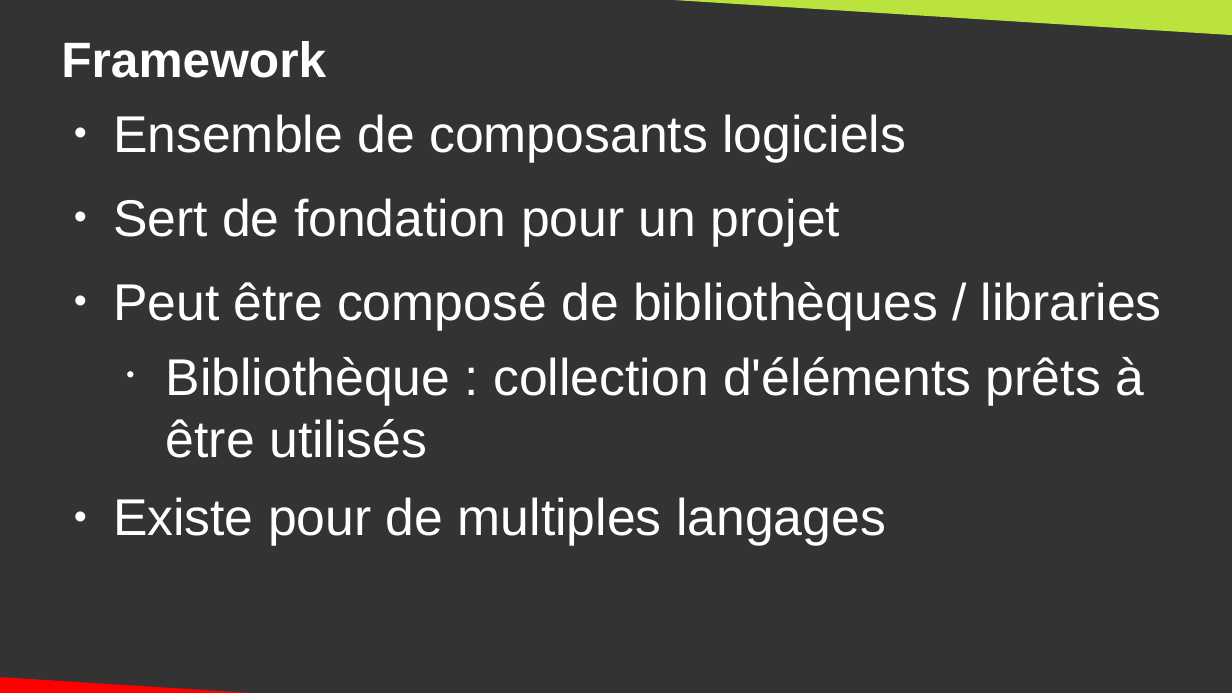
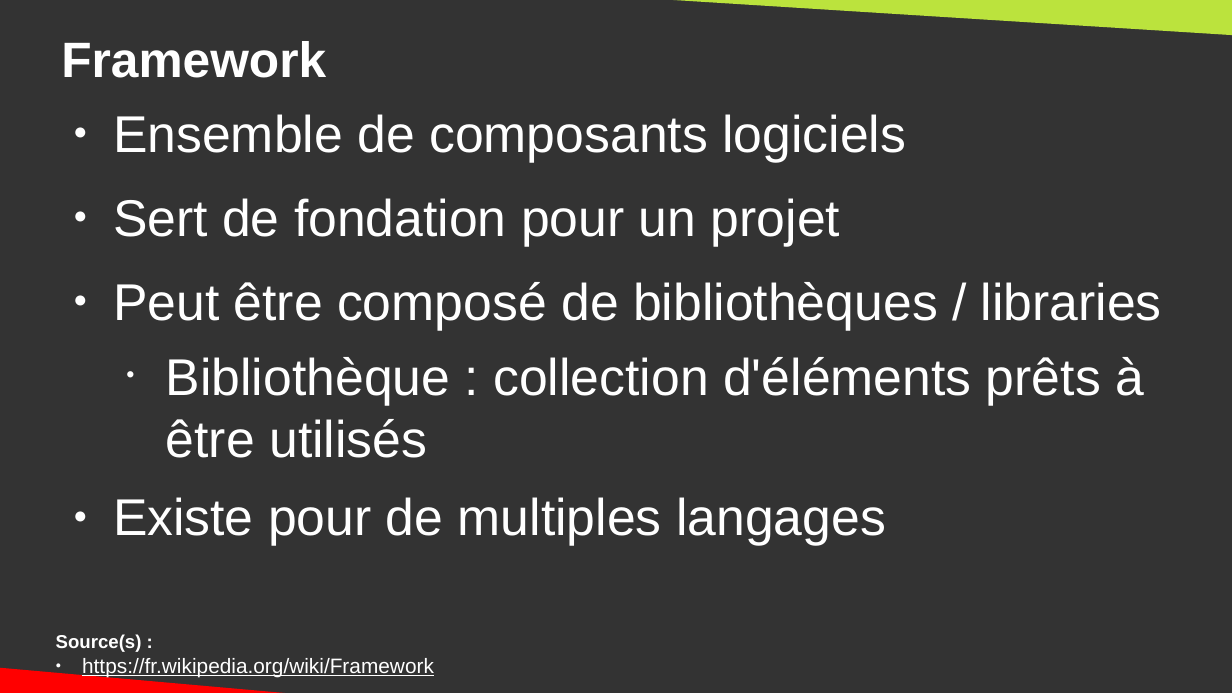
Before and after one commit to DanYellow/cours, a slide deck: slide 6 of integration-web-s2/travaux-pratiques/numero-4/presentation.odp. Drawn at 1232x693 pixels with LibreOffice and Linux fonts; fonts in the diff are those of the drawing. Boxes give left, top, right and bottom in pixels: in the first picture for what was removed or moved away, otherwise in the second. Text is boxed around its words. In the diff, an @@ line names an element or a change of style, - is before the commit and + after.

```diff
--- a/integration-web-s2/travaux-pratiques/numero-4/presentation.odp
+++ b/integration-web-s2/travaux-pratiques/numero-4/presentation.odp
@@ text added at box(56, 634, 434, 678), 13.4 pt, text #FFFFFF, underline @@
+Source(s) :
+● https://fr.wikipedia.org/wiki/Framework
```
Also in this commit, not shown: 13 other slides changed, 1 slide added, 1 slide removed, 2 other files.
